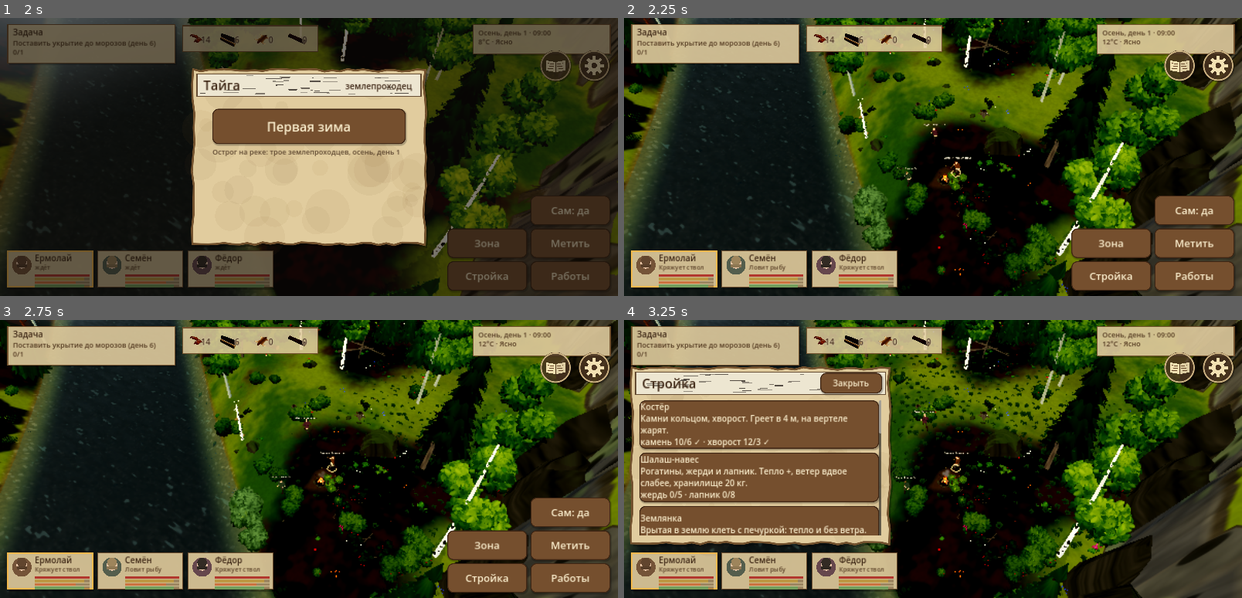
Above: before the commit, frames 1-4 (two rows, left to right).
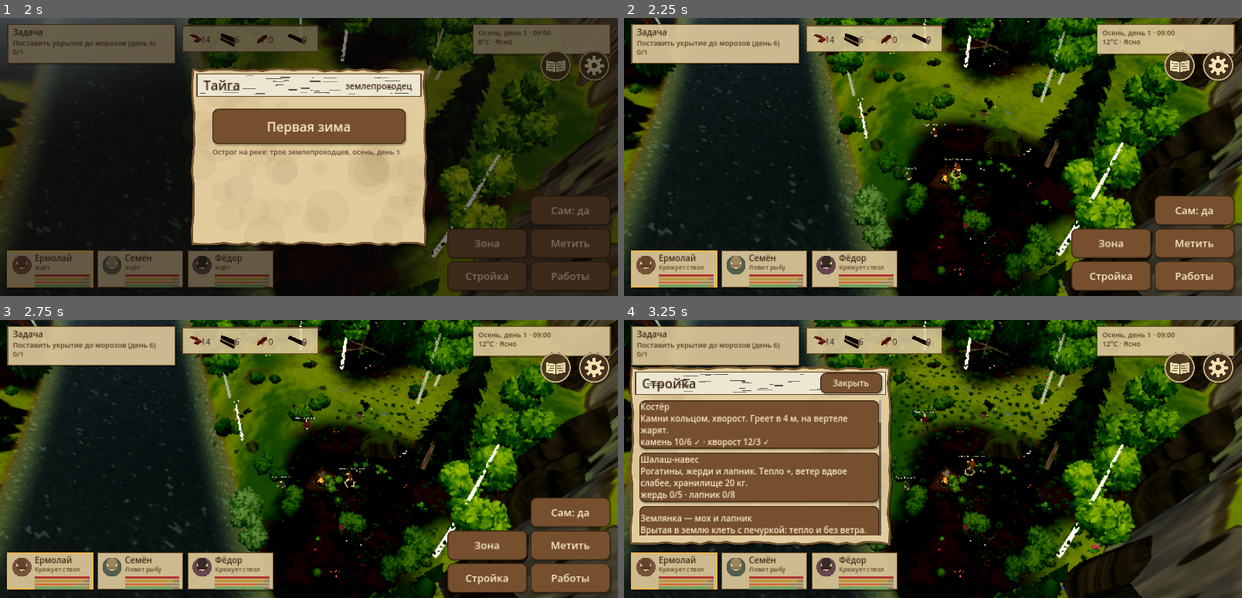
Above: after the commit, the same moments.

Repository: Masuku4129/Game
Game: Godot game, scene res://scenes/main.tscn
Two runs of this game, one before a commit and one after it. Both use one fixed random seed, a clock stepped at 60 frames per second and the inputs below.
Inputs (mouse positions are in pixels of both pictures, inside the frame that each line leads up to):
- Up to frame 1 (2 s): click (593, 65) at 0.52 s; click (556, 65) at 1.27 s
- Up to frame 2 (2.25 s): click "Первая зима" at 2 s
- Up to frame 3 (2.75 s): no input
- Up to frame 4 (3.25 s): click "Стройка" at 2.75 s

Frame 1 is identical in both runs. In frame 2, 0.1% of the frame differs, in the area x 51-57%, y 49-59%; in frame 3, 0.1%; in frame 4, 0.3%, in the area x 9-59%, y 36-98%.

Commit message:
Стройка: чертежи-варианты зданий, обход тонких преград, исправление застревания
Co-Authored-By: Claude Sonnet 5.5 <noreply@anthropic.com>
Claude-Session: https://claude.ai/code/session_01XvKRdkiSDocUeZA2A8yViW

Diff:
--- a/game/scripts/colony.gd
+++ b/game/scripts/colony.gd
@@ -724,8 +724,10 @@
 
 # ---------- стройка ----------
 
-func build_begin(type: String) -> void:
+var place_var := 0
+func build_begin(type: String, vi: int = 0) -> void:
 	build_cancel()
+	place_var = vi
 	place_type = type
 	ghost = CG.ghost(main.camp.geo, type)
 	if ghost == null:
@@ -792,6 +794,9 @@
 			return [false, "неровное место"]
 	var def: Dictionary = main.camp.DEFS[place_type]
 	var need: Dictionary = def.get("need", {})
+	var vl: Array = main.camp.VARIANTS.get(place_type, [])
+	if not vl.is_empty():
+		need = (vl[clampi(place_var, 0, vl.size() - 1)] as Dictionary)["need"]
 	var cost: Dictionary = def.get("cost", {})
 	if not main.camp.can_pay(cost):
 		return [false, "нет припасов"]
@@ -815,6 +820,7 @@
 	var s: Dictionary = main.camp.place(type, pos, ghost_yaw)
 	if not (d.get("need", {}) as Dictionary).is_empty() and type != "cabin":
 		s["stage"] = "site"
+		s["var"] = place_var
 		s["have"] = {}
 		s["prog"] = 0.0
 		main.camp._rebuild(s)
@@ -854,7 +860,7 @@
 func build_progress(s: Dictionary, dt: float) -> void:
 	var type := String(s["type"])
 	var d: Dictionary = main.camp.DEFS[type]
-	var need: Dictionary = d.get("need", {})
+	var need: Dictionary = main.camp.need_of(s)
 	var stage := String(s.get("stage", "done"))
 	if stage == "done":
 		return
--- a/game/scripts/colony_test.gd
+++ b/game/scripts/colony_test.gd
@@ -34,6 +34,10 @@
 	_n += 1
 	_t += delta
 	if _dbg and _n % 120 == 0:
+		for u in colony.units:
+			if u.state == "walk" and not u.path.is_empty():
+				var dd: Vector3 = (u.path[0] - u.position).normalized() * 0.5
+				print("CL blk ", u.unit_name, " here ", colony.nav.cost_at(u.position.x, u.position.z), main.blocked(u.position.x, u.position.z, 0.22), " ahead ", colony.nav.cost_at(u.position.x + dd.x, u.position.z + dd.z), main.blocked(u.position.x + dd.x, u.position.z + dd.z, 0.22), " vel ", u.vel)
 		for u in colony.units:
 			print("CL dbg %s %s pos=%s path=%s goal=%s job=%s stage=%s path=%d carry=%s" % [u.unit_name, u.state, u.position, u.path, u._goal,
 				String(u.job.get("kind", "-")), String(u.job.get("stage", "-")), u.path.size(), u.carry])
--- a/game/scripts/colony_ui.gd
+++ b/game/scripts/colony_ui.gd
@@ -199,7 +199,16 @@
 	vb.add_theme_constant_override("separation", 12)
 	sc.add_child(vb)
 	build_rows = []
+	var entries: Array = []
 	for type: String in main.camp.ORDER_COLONY:
+		var vl: Array = main.camp.VARIANTS.get(type, [])
+		if vl.is_empty():
+			entries.append([type, 0])
+		else:
+			for vi in vl.size():
+				entries.append([type, vi])
+	for en: Array in entries:
+		var type: String = en[0]
 		var b := Button.new()
 		b.custom_minimum_size = Vector2(0, 150)
 		b.size_flags_horizontal = Control.SIZE_EXPAND_FILL
@@ -208,9 +217,9 @@
 		b.autowrap_mode = TextServer.AUTOWRAP_WORD_SMART
 		b.mouse_filter = Control.MOUSE_FILTER_PASS
 		INV.style_button(b, 26)
-		b.pressed.connect(_pick_type.bind(type))
+		b.pressed.connect(_pick_type.bind(type, int(en[1])))
 		vb.add_child(b)
-		build_rows.append([type, b])
+		build_rows.append([type, b, int(en[1])])
 	_refresh_build_rows()
 	var x := _btn("Закрыть", 0.0, 0.0, 200.0, 70.0)
 	remove_child(x)
@@ -229,7 +238,14 @@
 func _refresh_build_rows() -> void:
 	for r: Array in build_rows:
 		var d: Dictionary = main.camp.DEFS[String(r[0])]
-		(r[1] as Button).text = "%s\n%s\n%s" % [String(d["name"]), String(d.get("desc", "")), _cost_text(d)]
+		var vl: Array = main.camp.VARIANTS.get(String(r[0]), [])
+		var ttl := String(d["name"])
+		var dd: Dictionary = d
+		if not vl.is_empty():
+			var v: Dictionary = vl[int(r[2])]
+			ttl += " — " + String(v["name"])
+			dd = {"need": v["need"]}
+		(r[1] as Button).text = "%s\n%s\n%s" % [ttl, String(d.get("desc", "")), _cost_text(dd)]
 
 func _free_build_sheet() -> void:
 	if build_sheet != null:
@@ -249,8 +265,8 @@
 		return "даром"
 	return " · ".join(PackedStringArray(parts))
 
-func _pick_type(type: String) -> void:
-	colony.build_begin(type)
+func _pick_type(type: String, vi: int = 0) -> void:
+	colony.build_begin(type, vi)
 	_free_build_sheet()
 	for b: Button in [rot_l, rot_r, place_btn, cancel_btn]:
 		b.visible = true
--- a/game/scripts/nav.gd
+++ b/game/scripts/nav.gd
@@ -79,6 +79,13 @@
 		return 0
 	if main.blocked(x, z, 0.45):
 		return 0
+	# тонкие преграды (лежачий ствол) между центрами клеток: щупаем ещё по краям клетки
+	var nb := 0
+	for o: Vector2 in [Vector2(0.8, 0), Vector2(-0.8, 0), Vector2(0, 0.8), Vector2(0, -0.8)]:
+		if main.blocked(x + o.x, z + o.y, 0.3):
+			nb += 1
+	if nb >= 2:
+		return 0
 	var c := 1 + int(dh * 3.0)
 	if depth > 0.05:
 		c += 6
@@ -86,6 +93,15 @@
 	if sn > 0.4:
 		c += 2
 	return mini(c, 60)
+
+## Запомнить клетку непроходимой (юнит упёрся в то, чего сетка не видит).
+func mark_blocked(x: float, z: float) -> void:
+	var c := cell_of(x, z)
+	cost_cell(c)
+	var ck := Vector2i(floori(float(c.x) / float(CH)), floori(float(c.y) / float(CH)))
+	var arr: PackedByteArray = chunks[ck]
+	arr[(c.y - ck.y * CH) * CH + (c.x - ck.x * CH)] = 0
+	chunks[ck] = arr
 
 ## Пересчитать куски вокруг точки (постройка, упавшее дерево).
 func invalidate(x: float, z: float, r: float) -> void:
--- a/game/scripts/structures.gd
+++ b/game/scripts/structures.gd
@@ -32,6 +32,28 @@
 	"tower": {"name": "Башня", "cost": {}, "need": {"log": 10, "plank": 3}, "work": 3.5, "desc": "Острожная башня с помостом: видно далеко."},
 	"rack": {"name": "Сушило", "cost": {"branch": 3, "fiber": 2}, "desc": "Вялить рыбу и мясо впрок."},
 }
+## Чертежи: у здания несколько наборов припасов (какой ресурс есть — из того и строим).
+const VARIANTS := {
+	"storehouse": [
+		{"name": "брёвна и доски", "need": {"log": 8, "plank": 3}},
+		{"name": "только брёвна", "need": {"log": 12, "moss": 3}},
+		{"name": "камень и брёвна", "need": {"log": 5, "pebble": 12, "plank": 2}},
+	],
+	"dugout": [
+		{"name": "мох и лапник", "need": {"log": 6, "moss": 4, "spruce_twigs": 4}},
+		{"name": "глиняная", "need": {"log": 4, "clay": 6, "branch": 4}},
+		{"name": "каменная", "need": {"log": 4, "pebble": 14, "moss": 3}},
+	],
+	"tower": [
+		{"name": "с досками", "need": {"log": 10, "plank": 3}},
+		{"name": "из одних брёвен", "need": {"log": 16, "branch": 4}},
+	],
+	"palisade": [
+		{"name": "брёвна", "need": {"log": 4}},
+		{"name": "жерди и камень", "need": {"branch": 10, "pebble": 6}},
+	],
+}
+
 const ORDER := ["campfire", "leanto", "tree_shelter", "snow_shelter", "cache", "chop_block", "cabin"]
 ## --- colony: порядок построек в листе острога ---
 const ORDER_COLONY := ["campfire", "leanto", "dugout", "storehouse", "rack", "cache", "chop_block", "palisade", "tower", "cabin", "snow_shelter"]
@@ -728,6 +750,10 @@
 
 ## Что нужно стройке (любой тип: изба, амбар, башня …), а не только брёвна избы.
 func need_of(s: Dictionary) -> Dictionary:
+	var vs: Array = VARIANTS.get(String(s["type"]), [])
+	var vi := int(s.get("var", 0))
+	if not vs.is_empty() and vi >= 0 and vi < vs.size():
+		return (vs[vi] as Dictionary)["need"]
 	return DEFS.get(String(s["type"]), {}).get("need", {})
 
 ## Положить в стройку id в количестве n (не больше, чем нужно). Возвращает, сколько легло.
--- a/game/scripts/unit.gd
+++ b/game/scripts/unit.gd
@@ -368,7 +368,24 @@
 	elif _can_walk(position + Vector3(0, 0, step.z)):
 		position.z += step.z
 	else:
-		# упёрлись: ищем путь заново (не чаще раза в полсекунды)
+		# упёрлись: пробуем обойти боком, потом ищем путь заново (не чаще раза в полсекунды)
+		var slid := false
+		if not _can_walk(position + step * 4.0) or true:
+			nav.mark_blocked(position.x + dir.x * 0.8, position.y * 0.0 + position.z + dir.y * 0.8)
+		for ang: float in [0.8, -0.8, 1.5, -1.5, 2.3, -2.3]:
+			var st2 := step.rotated(Vector3.UP, ang) * 1.5
+			if _can_walk(position + st2):
+				position.x += st2.x
+				position.z += st2.z
+				slid = true
+				break
+		if slid:
+			_repath = 0.0
+			speed_now = SPEED
+			moving = true
+			_stuck = 0.0
+			_animate(0.0)
+			return
 		vel = Vector3.ZERO
 		_repath -= dt
 		if _repath <= 0.0:
